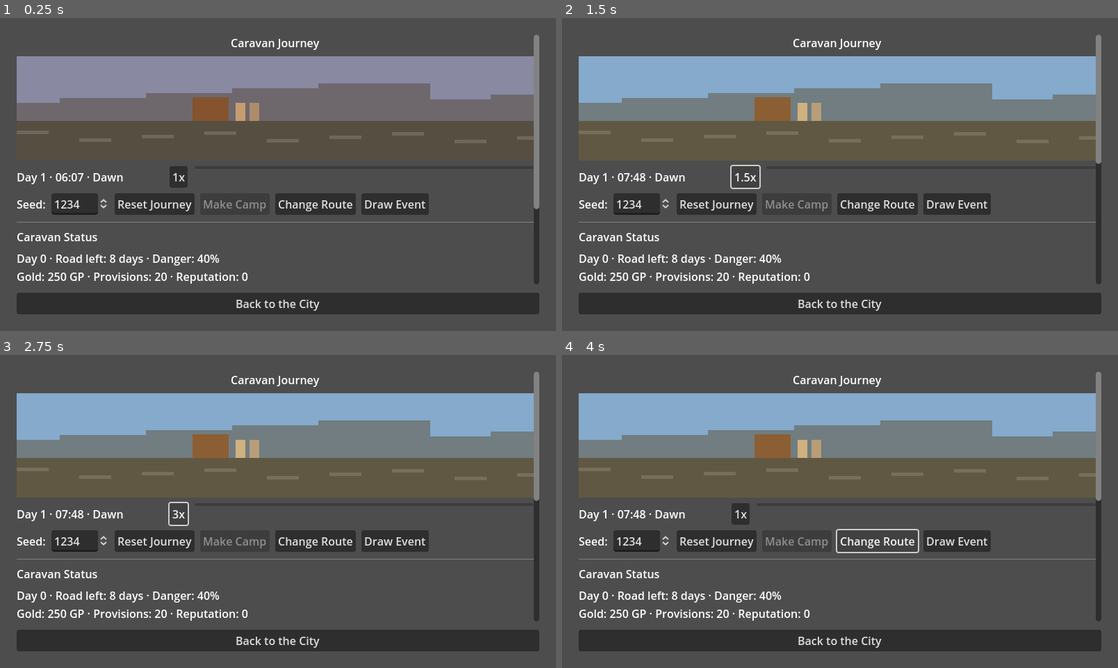
Above: before the commit, frames 1-4 (two rows, left to right).
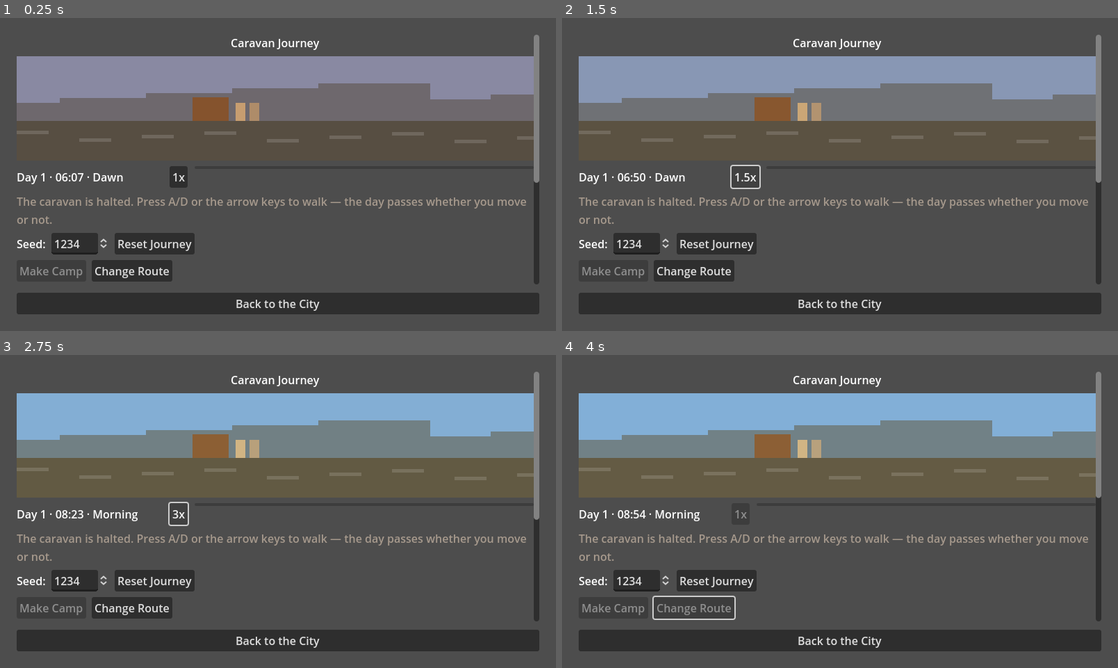
Above: after the commit, the same moments.

Repository: ulubatuhan/wayborne
Game: Godot game, scene res://scenes/game/road_journey.tscn
The game is run twice, just before and just after one commit, with the same random seed, the same clock (stepped at 60 frames per second) and the same inputs. This scene is started directly instead of the project's main scene.
Inputs (mouse positions are in pixels of both pictures, inside the frame that each line leads up to):
- Up to frame 1 (0.25 s): no input
- Up to frame 2 (1.5 s): click (956, 202) at 0.5 s, where only the run before the commit has a clickable "Draw Event"; click "1x" at 1.25 s
- Up to frame 3 (2.75 s): click "1.5x" at 2 s
- Up to frame 4 (4 s): click "3x" at 2.75 s; click "Change Route" at 3.5 s

The runs differ from the first frame. In frame 1, 7.6% of the frame differs, in the area x 3-97%, y 52-85%; in frame 2, 7.6%; in frame 3, 7.8%, in the area x 3-97%, y 46-85%; in frame 4, 6.7%.

Commit message:
Yolu oyuncu yürüsün: kervan artık kendi kendine varmıyor
Şikâyet ekranın kendisiydi: "duruyoruz, kontrol bizde değil, sadece gün
değişiyor ve varıyoruz." Doğruydu - yol bir sayaçtı, oyuncunun tek girdisi
zamanın ne hızla aktığıydı.

Artık mesafeyi oyuncu kat ediyor (A/D ya da ok tuşları). Zaman yine kendi
başına akıyor: durmak günü durdurmuyor, erzağı da durdurmuyor, yalnızca
yol kısalmıyor. Oyalanmanın bedelini takvim ödetiyor - Oregon Trail'in
asıl gerilimi buydu ve varış bir zamanlayıcıyken hiç yoktu. Durmadan
yürüyen oyuncu için hiçbir şey değişmiyor: ileri tempo 1.0, yani sefer
planlayıcının söylediği günde bitiyor ve "doğru stoklayan asla aç kalmaz"
sözü aynen duruyor. Geri gitmek dörtte bir hızda - dar yolda vagon
katarını çevirmek zaman yer.

Bunun için kalan gün bağımsız bir sayaç olmaktan çıkıp kat edilen yoldan
türetilir oldu; HUD, sapma maliyeti ve varış kontrolü tek bir sayıyı
okuyor. Bunun bir bedeli var ve karşılandı: "yol +1 gün" etkisi kalan güne
yazdığı için bir sonraki karede silinirdi, o yüzden bütün olay etkileri
tek bir sarmalayıcıdan geçiyor ve fark yolun uzunluğuna ekleniyor - yol
gerçekten uzuyor, kervan onu yürümek zorunda kalıyor.

"Olay Çek" tuşu kaldırıldı: oyuncunun çağırdığı kart bir hata ayıklama
aracıdır, bir yol değil. Tohum kutusu ve sıfırlama tuşu da gerçek seferde
gizlendi.

Bunları yazarken çıkan asıl hata: olay motoru canlı seferde de o gizli
geliştirici kutusunun sabitinden (1234) tohumlanıyordu, yani her gerçek
sefer aynı olay dizisini aynı sırayla çekiyordu. Canlı sefer artık
çıkış + hedef + geçen günden tohum alıyor - kayıt içinde tekrarlanabilir
(sefer ortasında kayıt yok, yani yeniden zar atma kapısı açılmıyor), ama
her yeni sefer başka bir yol.

Testler: 2206 doğrulama geçiyor; ayrıca `--headless --import` ile bütün
betiklerin derlendiği doğrulandı (ekran betikleri test paketinde
kurulamıyor, ayrıştırma hatası orada görünmezdi).

Diff:
--- a/data/locale/events.csv
+++ b/data/locale/events.csv
@@ -1,10 +1,8 @@
 "keys","tr","en","de","fr","es","it","pt_BR","ru","pl","zh_CN","ja"
 "EVT_TEST_TITLE","Kervan Seferi","Caravan Journey","","","","","","","","",""
-"EVT_TEST_DRAW","Olay Çek","Draw Event","","","","","","","","",""
 "EVT_TEST_ADVANCE","Bir Gün İlerle","Advance One Day","","","","","","","","",""
 "EVT_TEST_RESET","Seferi Sıfırla","Reset Journey","","","","","","","","",""
 "EVT_TEST_QUIET_DAY","Sakin bir gün geçti.","A quiet day passes.","","","","","","","","",""
-"EVT_TEST_NO_EVENT","Bu koşullarda uygun olay yok.","No eligible event under these conditions.","","","","","","","","",""
 "EVT_TEST_STATE","Kervan Durumu","Caravan Status","","","","","","","","",""
 "EVT_TEST_LOG","Sefer Günlüğü","Journey Log","","","","","","","","",""
 "EVT_AMBUSH_TITLE","Haydut Pususu","Bandit Ambush","","","","","","","","",""
--- a/data/locale/ui.csv
+++ b/data/locale/ui.csv
@@ -147,6 +147,10 @@
 "UI_DANGER_MEDIUM","orta","moderate","","","","","","","","",""
 "UI_DANGER_HIGH","yüksek","high","","","","","","","","",""
 "UI_ROAD_SPEED_TOOLTIP","Zamanın akış hızı","How fast time flows","","","","","","","","",""
+"UI_ROAD_WALK_FORWARD","Kervan yol alıyor.","The caravan is on the move.","","","","","","","","",""
+"UI_ROAD_WALK_BACKWARD","Kervan geri dönüyor — vagonlarla geri gitmek yavaştır.","The caravan is doubling back — turning wagons around is slow going.","","","","","","","","",""
+"UI_ROAD_WALK_IDLE","Kervan duruyor. Yürümek için A/D ya da ok tuşları — gün, sen dursan da geçer.","The caravan is halted. Press A/D or the arrow keys to walk — the day passes whether you move or not.","","","","","","","","",""
+"UI_ROAD_WALK_CAMPING","Kamp kurulu. Ateş sönene kadar yol yok.","Camp is pitched. No road until the fire dies down.","","","","","","","","",""
 "UI_ROAD_MAKE_CAMP","Kamp Kur","Make Camp","","","","","","","","",""
 "UI_ROAD_CAMP_TOOLTIP","Hava karardığında ateş yakıp mola verir; stresi azaltır, karşılığında zaman harcar.","After dark, lights a fire and rests the caravan: it eases stress and costs time.","","","","","","","","",""
 "UI_ROAD_REPLAN","Rotayı Değiştir","Change Route","","","","","","","","",""
--- a/scripts/ui/road_journey.gd
+++ b/scripts/ui/road_journey.gd
@@ -65,6 +65,21 @@
 ## da bırakmıyor.
 const ROAD_RECRUIT_COST_MULTIPLIER: float = 1.25
 
+## --- Yürümek ---
+## Yol kendiliğinden kat edilmez: kervan ancak oyuncu yürüttüğü sürece
+## ilerler (A/D ya da ok tuşları). Zaman yine kendi başına akar - durmak
+## günü durdurmaz, erzağı da durdurmaz; yalnızca yol kısalmaz. Oregon
+## Trail'in asıl gerilimi bu: oyalanmanın bedelini takvim ödetir.
+##
+## İleri tempo 1.0: durmadan yürüyen bir oyuncu seferi tam olarak
+## planlayıcının söylediği günde bitirir, yani erzak sözü ("doğru
+## stoklayan asla aç kalmaz", bkz. Provision Rules) yürüyen oyuncu için
+## aynen korunur. Bozulan tek şey oyalanmanın bedava olması.
+const WALK_FORWARD_RATE: float = 1.0
+## Geri dönmek ileri gitmekle aynı şey değil: dar yolda altı vagonu
+## çevirmek, hayvanları döndürmek, yükü yeniden dengelemek zaman yer.
+const WALK_BACKWARD_RATE: float = 0.25
+
 var _session: GameSession
 var _engine: EventEngine
 var _current_event: GameEvent
@@ -81,6 +96,13 @@
 var _camp_ends_at_hours: float = 0.0
 ## Seferin toplam gün uzunluğu - ilerleme çubuğu bunun üzerinden hesaplanır.
 var _journey_length_days: int = 1
+## Kat edilen yol, "gün" cinsinden. Konumun tek doğruluk kaynağı burası:
+## `journey_days_remaining` artık bir sayaç değil, bundan *türetilen* bir
+## gösterge (bkz. _sync_days_remaining). Ters sırada tutulsaydı bir olayın
+## "yol +1 gün" etkisi bir sonraki karede silinirdi.
+var _days_covered: float = 0.0
+## Son karede hangi yöne yürüdüğümüz - ipucu satırı bunu gösteriyor.
+var _walk_direction: float = 0.0
 
 var _clock_label: Label
 var _speed_button: Button
@@ -91,8 +113,11 @@
 var _last_clock_text: String = ""
 var _last_phase: JourneyClock.Phase = JourneyClock.Phase.DAWN
 var _last_speed: float = -1.0
+var _last_walk_hint: String = ""
 
 var _seed_spin: SpinBox
+var _dev_row: HBoxContainer
+var _walk_hint: Label
 var _state_label: Label
 var _card_panel: VBoxContainer
 var _haggle_holder: VBoxContainer
@@ -101,7 +126,6 @@
 var _replan_holder: VBoxContainer
 var _replan_button: Button
 var _log_list: VBoxContainer
-var _draw_button: Button
 var _reset_button: Button
 var _camp_button: Button
 var _arrive_button: Button
@@ -152,24 +176,37 @@
 
 	_content.add_child(time_row)
 
-	var controls_row := HBoxContainer.new()
-	controls_row.add_theme_constant_override("separation", 8)
+	# Yolu oyuncu yürüyor: bunu söylemeyen bir ekran, oyuncuya "kontrol
+	# bende değil" dedirtiyordu (ilk şikâyet tam olarak buydu).
+	_walk_hint = Label.new()
+	_walk_hint.autowrap_mode = TextServer.AUTOWRAP_WORD
+	_content.add_child(_walk_hint)
+
+	# Geliştirici kutusu (tohum + sıfırla) yalnızca F1 sentetik seferinde
+	# görünür; gerçek bir seferde oyuncunun önünde duracak işi yok.
+	_dev_row = HBoxContainer.new()
+	_dev_row.add_theme_constant_override("separation", 8)
 
 	var seed_label := Label.new()
 	seed_label.text = "Seed:"
-	controls_row.add_child(seed_label)
+	_dev_row.add_child(seed_label)
 
 	_seed_spin = SpinBox.new()
 	_seed_spin.min_value = 0
 	_seed_spin.max_value = 999999
 	_seed_spin.step = 1
 	_seed_spin.value = 1234
-	controls_row.add_child(_seed_spin)
+	_dev_row.add_child(_seed_spin)
 
 	_reset_button = Button.new()
 	_reset_button.text = tr("EVT_TEST_RESET")
 	_reset_button.pressed.connect(_on_reset_pressed)
-	controls_row.add_child(_reset_button)
+	_dev_row.add_child(_reset_button)
+
+	_content.add_child(_dev_row)
+
+	var controls_row := HBoxContainer.new()
+	controls_row.add_theme_constant_override("separation", 8)
 
 	_camp_button = Button.new()
 	_camp_button.text = tr("UI_ROAD_MAKE_CAMP")
@@ -182,11 +219,6 @@
 	_replan_button.tooltip_text = tr("UI_ROAD_REPLAN_TOOLTIP")
 	_replan_button.pressed.connect(_on_replan_pressed)
 	controls_row.add_child(_replan_button)
-
-	_draw_button = Button.new()
-	_draw_button.text = tr("EVT_TEST_DRAW")
-	_draw_button.pressed.connect(_on_force_draw)
-	controls_row.add_child(_draw_button)
 
 	_content.add_child(controls_row)
 	_content.add_child(HSeparator.new())
@@ -265,14 +297,32 @@
 		_is_live_journey = false
 		_start_synthetic_journey()
 
+	# Tohum kutusu yalnızca sentetik seferi tekrarlanabilir kılmak için var.
+	# Canlı seferde de onun değeri (sabit 1234) kullanılıyordu, yani gerçek
+	# oyunda *her sefer aynı olay dizisini* çekiyordu - yol kendini tekrar
+	# ediyordu ve sebebi bir geliştirici kutusuydu. Canlı sefer artık
+	# hedeften ve geçen günden tohum alıyor: aynı kaydı yeniden yükleyen
+	# oyuncu aynı yolu bulur (sefer içinde kayıt yok, o yüzden bu bir
+	# yeniden-zar atma kapısı açmıyor), ama her yeni sefer başka bir yoldur.
+	_dev_row.visible = not _is_live_journey
+	var engine_seed := int(_seed_spin.value)
+	if _is_live_journey:
+		engine_seed = hash("%s|%s|%d" % [
+			_session.journey_origin_id,
+			_session.journey_destination_id,
+			_session.total_days_elapsed,
+		])
+
 	_refresh_exit_button()
-	_engine = EventEngine.new(EventCatalog.get_road_events(), int(_seed_spin.value))
+	_engine = EventEngine.new(EventCatalog.get_road_events(), engine_seed)
 	_current_event = null
 	_journey_finished = false
 
 	# Saat sefer başına sıfırlanır: gün sayısı ve evre buradan akar.
 	_clock = JourneyClock.new()
 	_journey_length_days = maxi(1, _session.journey_total_days)
+	_days_covered = float(_current_day)
+	_walk_direction = 0.0
 	_camping = false
 	_band.set_camping(false)
 	_clear_children(_card_panel)
@@ -344,11 +394,52 @@
 		return
 
 	if _can_time_flow():
-		_clock.advance(delta)
+		var hours := _clock.advance(delta)
+		_advance_position(hours)
 		_process_elapsed_days()
 		_update_camp_state()
+	else:
+		_walk_direction = 0.0
 
 	_refresh_time_ui()
+
+## Kervanı oyuncu yürütür. Zaman kendi başına akar; bu fonksiyon yalnızca
+## *yolun* ne kadarının kat edildiğini belirler - yani durmak günü değil,
+## sadece mesafeyi durdurur.
+##
+## Mesafe geçen oyun saatinden ölçülüyor, gerçek kareden değil: hız tuşu
+## (1x/1.5x/3x) hem saati hem yolu aynı oranda hızlandırır, yoksa 3x'te
+## günler yola göre daha hızlı akar ve kervan hep aç kalırdı.
+func _advance_position(hours: float) -> void:
+	_walk_direction = 0.0
+	if hours <= 0.0 or _camping:
+		return
+
+	var direction := 0.0
+	if Input.is_action_pressed("ui_right") or Input.is_key_pressed(KEY_D):
+		direction += 1.0
+	if Input.is_action_pressed("ui_left") or Input.is_key_pressed(KEY_A):
+		direction -= 1.0
+	if is_zero_approx(direction):
+		return
+
+	_walk_direction = direction
+	var rate := WALK_FORWARD_RATE if direction > 0.0 else -WALK_BACKWARD_RATE
+	_days_covered = clampf(
+		_days_covered + rate * hours / JourneyClock.HOURS_PER_DAY,
+		0.0,
+		float(_journey_length_days)
+	)
+	_sync_days_remaining()
+
+## `journey_days_remaining` artık bağımsız bir sayaç değil, kat edilen
+## yoldan türetilen bir gösterge - HUD, sapma maliyeti (get_days_travelled)
+## ve varış kontrolü hep aynı mesafeyi okusun diye. Geri yürüyen bir kervan
+## için "kalan yol" gerçekten uzar.
+func _sync_days_remaining() -> void:
+	_session.journey_days_remaining = maxi(
+		0, ceili(float(_journey_length_days) - _days_covered)
+	)
 
 func _can_time_flow() -> bool:
 	return not _journey_finished and _current_event == null and not _has_open_panel()
@@ -364,9 +455,12 @@
 		if _current_event != null or _has_open_panel():
 			return
 
+## Gün, yolun değil takvimin birimi: erzak yenir, kontrat süresi işler,
+## günün olayı çekilir. Kalan yolu artık burası eksiltmiyor - onu yürümek
+## eksiltiyor (bkz. _advance_position). Oyalanan kervan günü de erzağı da
+## harcar, mesafeyi kapatmaz; Oregon Trail'in bütün gerilimi bu farkta.
 func _run_day() -> void:
 	_current_day += 1
-	_session.journey_days_remaining = maxi(0, _session.journey_days_remaining - 1)
 	_advance_contracts_and_provisions()
 
 	var event := _engine.roll_for_day(_current_day, _session.build_event_context())
@@ -434,11 +528,33 @@
 		_camping or not _clock.is_camp_time() or not _can_time_flow()
 	)
 
+	_refresh_walk_hint()
+
+## Oyuncunun ne yaptığını ve neyi yapmadığını tek satırda söyler: duran
+## kervan "bekliyor" değil, *yol almıyor* - ve bunu görmezse oyuncu ekranın
+## bozuk olduğunu sanıyor.
+func _refresh_walk_hint() -> void:
+	var key := "UI_ROAD_WALK_IDLE"
+	if _camping:
+		key = "UI_ROAD_WALK_CAMPING"
+	elif _walk_direction > 0.0:
+		key = "UI_ROAD_WALK_FORWARD"
+	elif _walk_direction < 0.0:
+		key = "UI_ROAD_WALK_BACKWARD"
+
+	var text := tr(key)
+	if text == _last_walk_hint:
+		return
+	_last_walk_hint = text
+	_walk_hint.text = text
+	_walk_hint.modulate = (
+		LOCKED_COLOR if is_zero_approx(_walk_direction) and not _camping else Color.WHITE
+	)
+
 func _get_route_progress() -> float:
 	if _journey_length_days <= 0:
 		return 1.0
-	var travelled := float(_journey_length_days - _session.journey_days_remaining)
-	return clampf(travelled / float(_journey_length_days), 0.0, 1.0)
+	return clampf(_days_covered / float(_journey_length_days), 0.0, 1.0)
 
 ## Kamp: günü ilerletir, erzak yer, ama olay çekmez - o günü dinlenerek
 ## geçirdiğin garanti, karşılığında stres belirgin azalır (bkz.
@@ -479,15 +595,19 @@
 		_session.change_stress(FAMINE_STRESS)
 		_add_log(tr("UI_ROAD_FAMINE") % _current_day)
 
-func _on_force_draw() -> void:
-	if _current_event != null:
-		return
-
-	var event := _engine.draw_event(_current_day, _session.build_event_context())
-	if event == null:
-		_add_log(tr("EVT_TEST_NO_EVENT"))
-		return
-	_present_event(event)
+## Olayların etkileri hep buradan geçer. Sebebi tek bir tip: TRAVEL_DAYS
+## (`yol +1 gün`) `journey_days_remaining`'e yazıyor, ama o alan artık kat
+## edilen yoldan türetiliyor - doğrudan yazılan değer bir sonraki karede
+## silinirdi. Fark burada yakalanıp yolun *uzunluğuna* ekleniyor: yol
+## gerçekten uzuyor, kervan da onu yürümek zorunda kalıyor.
+func _apply_effects(effects: Array[EventEffect]) -> EventEffectApplier.Result:
+	var before := _session.journey_days_remaining
+	var result := EventEffectApplier.apply(effects, _session)
+	var delta := _session.journey_days_remaining - before
+	if delta != 0:
+		_journey_length_days = maxi(1, _journey_length_days + delta)
+	_sync_days_remaining()
+	return result
 
 func _present_event(event: GameEvent) -> void:
 	_current_event = event
@@ -499,7 +619,7 @@
 	_add_log("── %s" % tr(event.title_key))
 
 	if not event.immediate_effects.is_empty():
-		var immediate := EventEffectApplier.apply(event.immediate_effects, _session)
+		var immediate := _apply_effects(event.immediate_effects)
 		_apply_side_channels(immediate)
 		for line in immediate.lines:
 			_add_log("   %s" % line, IMMEDIATE_COLOR)
@@ -546,7 +666,7 @@
 	_add_log("   → %s" % tr(choice.text_key))
 
 	if not choice.effects.is_empty():
-		var result := EventEffectApplier.apply(choice.effects, _session)
+		var result := _apply_effects(choice.effects)
 		_apply_side_channels(result)
 		for line in result.lines:
 			_add_log("      %s" % line)
@@ -554,7 +674,7 @@
 	var outcome := _engine.resolve_outcome(choice, _session.build_event_context())
 	if outcome != null:
 		_add_log("   %s" % tr(outcome.text_key), OUTCOME_COLOR)
-		var outcome_result := EventEffectApplier.apply(outcome.effects, _session)
+		var outcome_result := _apply_effects(outcome.effects)
 		_apply_side_channels(outcome_result)
 		for line in outcome_result.lines:
 			_add_log("      %s" % line)
@@ -693,7 +813,7 @@
 		effects.append(EventEffect.make(EventEffect.Type.MERCHANT_LEAVE, COMBAT_DEFEAT_MERCHANTS))
 		effects.append(EventEffect.make(EventEffect.Type.MORALE, COMBAT_DEFEAT_MORALE))
 
-	var result := EventEffectApplier.apply(effects, _session)
+	var result := _apply_effects(effects)
 	for line in result.lines:
 		_add_log("      %s" % line, OUTCOME_COLOR if victory else LOCKED_COLOR)
 
@@ -767,7 +887,8 @@
 func _check_journey_end() -> void:
 	if _journey_finished or _current_event != null or _has_open_panel():
 		return
-	if _session.journey_days_remaining <= 0:
+	# Varış artık "gün bitti" değil, "mesafe kapandı" demek.
+	if _days_covered >= float(_journey_length_days):
 		_finish_journey()
 
 func _has_open_panel() -> bool:
@@ -857,6 +978,10 @@
 	# toplam güne göre okunmalı, yoksa çubuk dolu kalır ve sefer bitmiş
 	# görünürdü.
 	_journey_length_days = maxi(1, _session.journey_total_days)
+	# Yeni bacak sıfırdan yürünür: kervan çıkış şehrine döndü ya da başka
+	# bir yola saptı, kat edilmiş mesafe o yola ait değil.
+	_days_covered = 0.0
+	_sync_days_remaining()
 	var destination := WorldMapData.get_location_by_id(_session.journey_destination_id)
 	_add_log(log_format % (
 		destination.location_name if destination != null else _session.journey_destination_id
@@ -970,7 +1095,6 @@
 ## Bir yan kanal paneli (savaş/pazarlık/tayfa) açıkken zaman durur ve
 ## eylemler kilitlenir - olay çözülmeden yol devam etmemeli.
 func _set_journey_controls_enabled(enabled: bool) -> void:
-	_draw_button.disabled = not enabled
 	_camp_button.disabled = not enabled
 	_speed_button.disabled = not enabled
 	# Plan yalnızca yolda değiştirilebilir: varış işlendikten sonra ortada
Not shown, changed: CLAUDE.md
